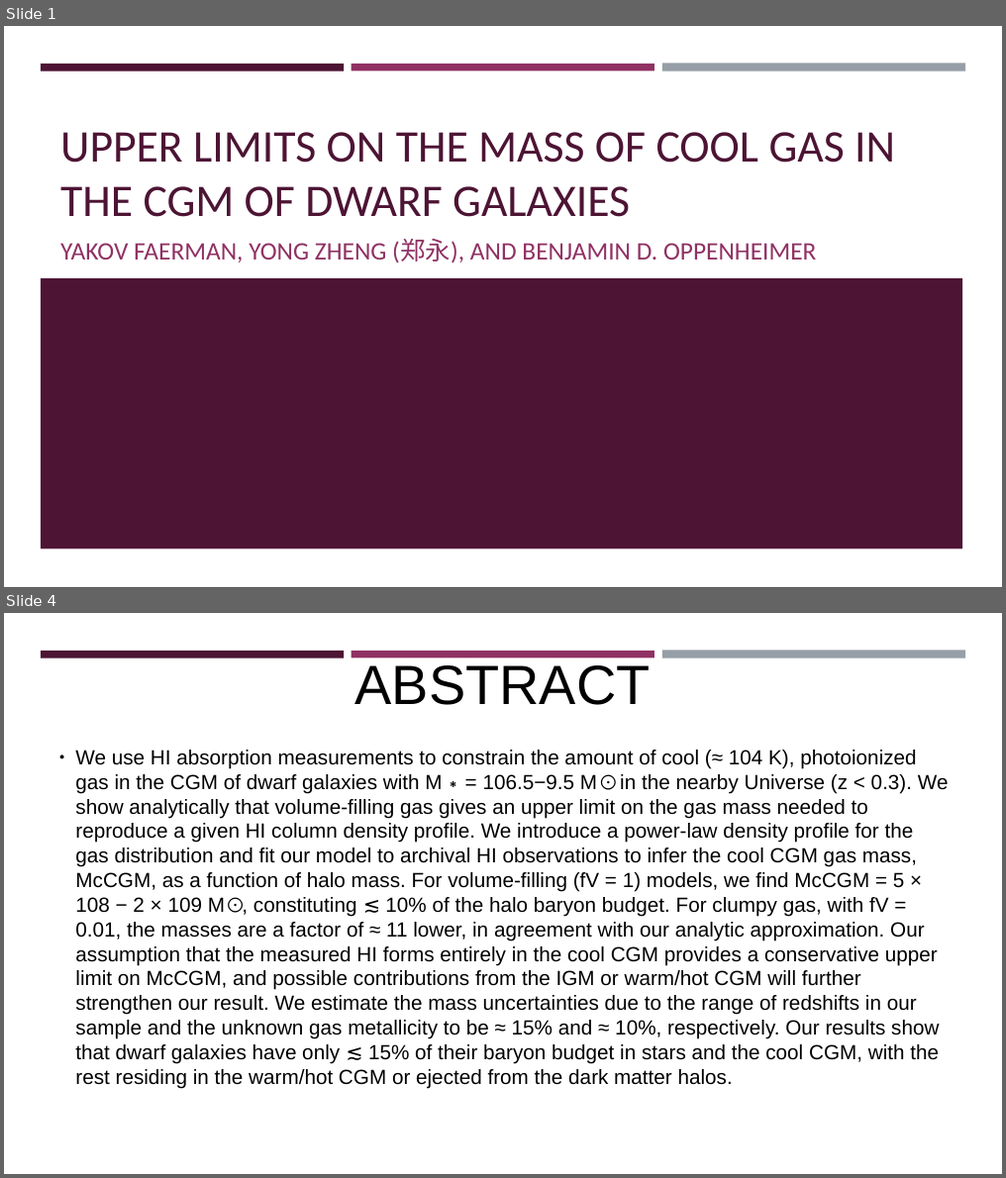
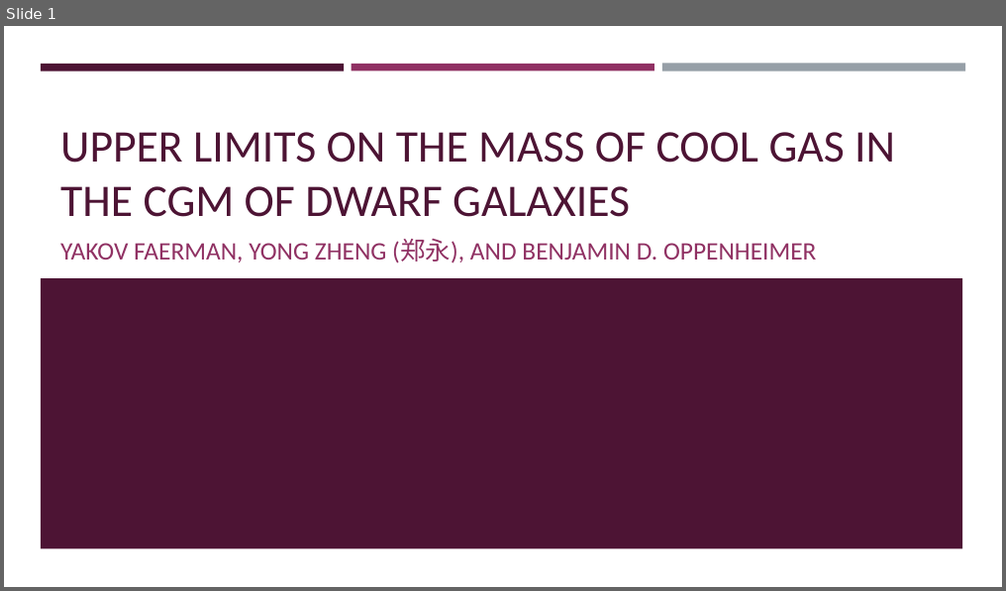
Before and after one commit to brockparker/Research, a slide deck: CGM/CGM_Group_20250204.pptx. Shown one above the other, each under a label of ours: slides 1 and 4 before the commit, slide 1 after it; the slides between them are not shown. The pictures are 1006x1178 and 1006x591 pixels, drawn with LibreOffice and Linux fonts; fonts in the diff are those of the drawing. Boxes give left, top, right and bottom in pixels: in the first picture for what was removed or moved away, otherwise in the second. Text is boxed around its words. In the diff, an @@ line names an element or a change of style, - is before the commit and + after.

Commit message:
Update presentation

```diff
--- a/CGM/CGM_Group_20250204.pptx
+++ b/CGM/CGM_Group_20250204.pptx
@@ slide 4 removed at <box>4,613,1002,1174</box>, background #FFFFFF; not listed: 3 template elements that a slide beside it also shows @@
@@ title removed at <box>355,665,650,705</box> @@
-ABSTRACT
@@ text removed at <box>75,750,948,1064</box> @@
-● We use HI absorption measurements to constrain the amount of cool (≈ 104 K), photoionized gas in the CGM of dwarf galaxies with M∗ = 106.5−9.5 M⊙ in the nearby Universe (z < 0.3). We show analytically that volume-filling gas gives an upper limit on the gas mass needed to reproduce a given HI column density profile. We introduce a power-law density profile for the gas distribution and fit our model to archival HI observations to infer the cool CGM gas mass, McCGM, as a function of halo mass. For volume-filling (fV = 1) models, we find McCGM = 5 × 108 − 2 × 109 M⊙, constituting ≲ 10% of the halo baryon budget. For clumpy gas, with fV = 0.01, the masses are a factor of ≈ 11 lower, in agreement with our analytic approximation. Our assumption that the measured HI forms entirely in the cool CGM provides a conservative upper limit on McCGM, and possible contributions from the IGM or warm/hot CGM will further strengthen our result. We estimate the mass uncertainties due to the range of redshifts in our sample and the unknown gas metallicity to be ≈ 15% and ≈ 10%, respectively. Our results show that dwarf galaxies have only ≲ 15% of their baryon budget in stars and the cool CGM, with the rest residing in the warm/hot CGM or ejected from the dark matter halos.
```
Also in this commit, not shown: 15 slides added, 8 other slides removed, 1 other file.
